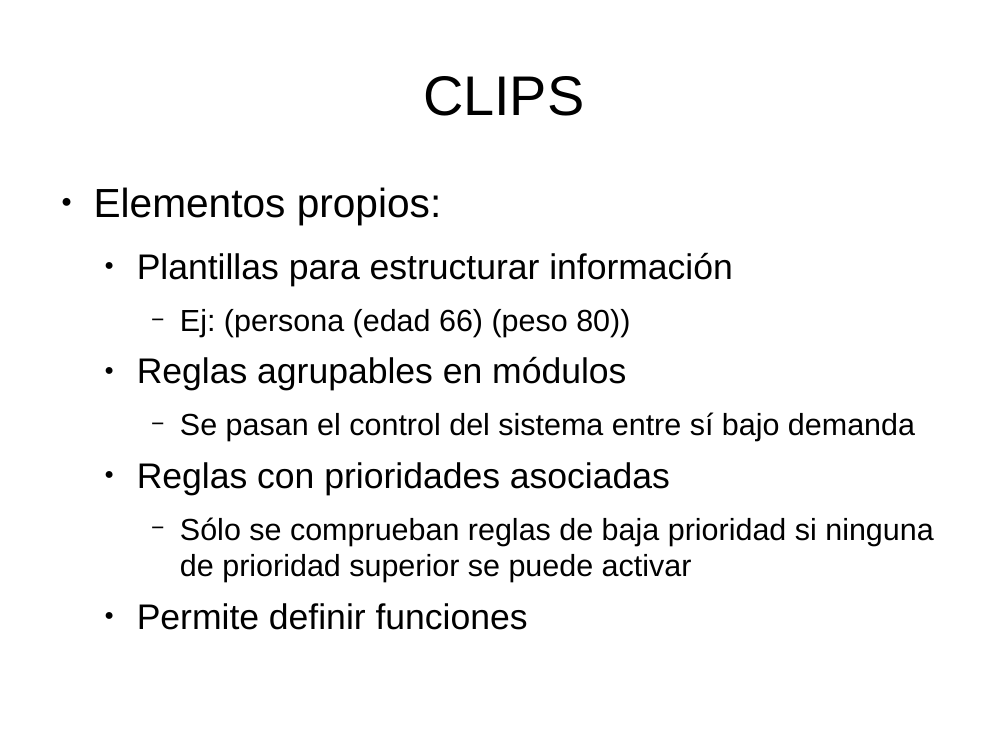
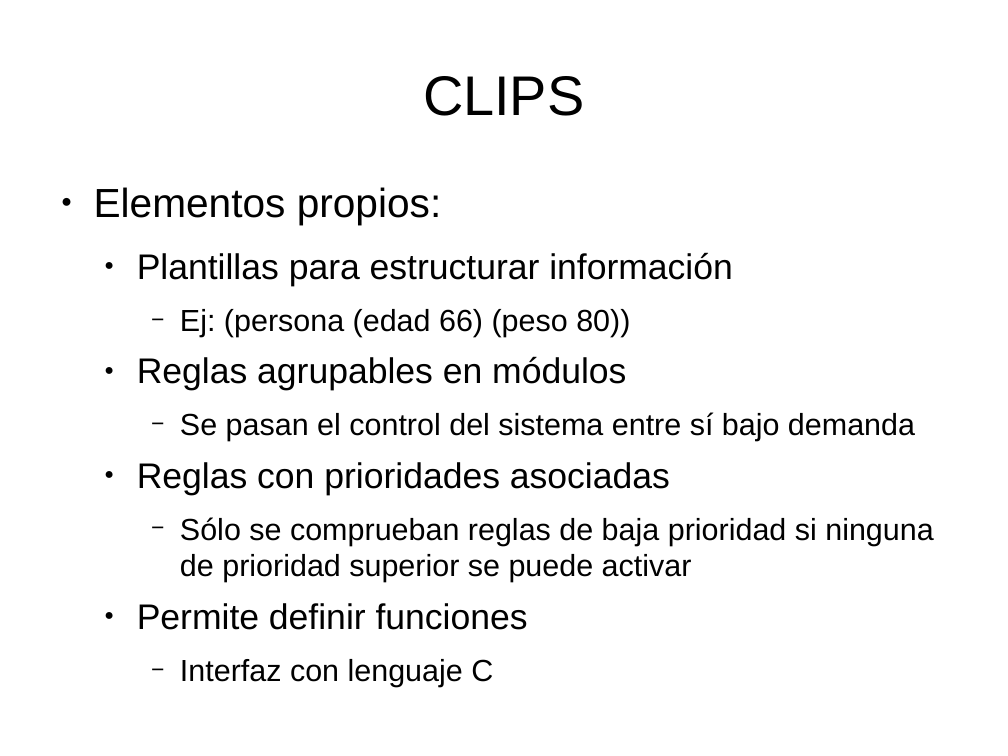
Before and after one commit to rompehielos013013013/gsiege, a slide deck: slide 9 of presentacion/expertoUCLM2014/SSEE-IA.odp. Drawn at 1008x756 pixels with LibreOffice and Linux fonts; fonts in the diff are those of the drawing. Boxes give left, top, right and bottom in pixels: in the first picture for what was removed or moved away, otherwise in the second. Text is boxed around its words. In the diff, an @@ line names an element or a change of style, - is before the commit and + after.

Commit message:
CLIPS

```diff
--- a/presentacion/expertoUCLM2014/SSEE-IA.odp
+++ b/presentacion/expertoUCLM2014/SSEE-IA.odp
@@ text at (180, 659, 493, 687): paragraph added @@
+    − Interfaz con lenguaje C
```
Also in this commit, not shown: 3 other slides changed, 2 slides added, 1 slide removed.
